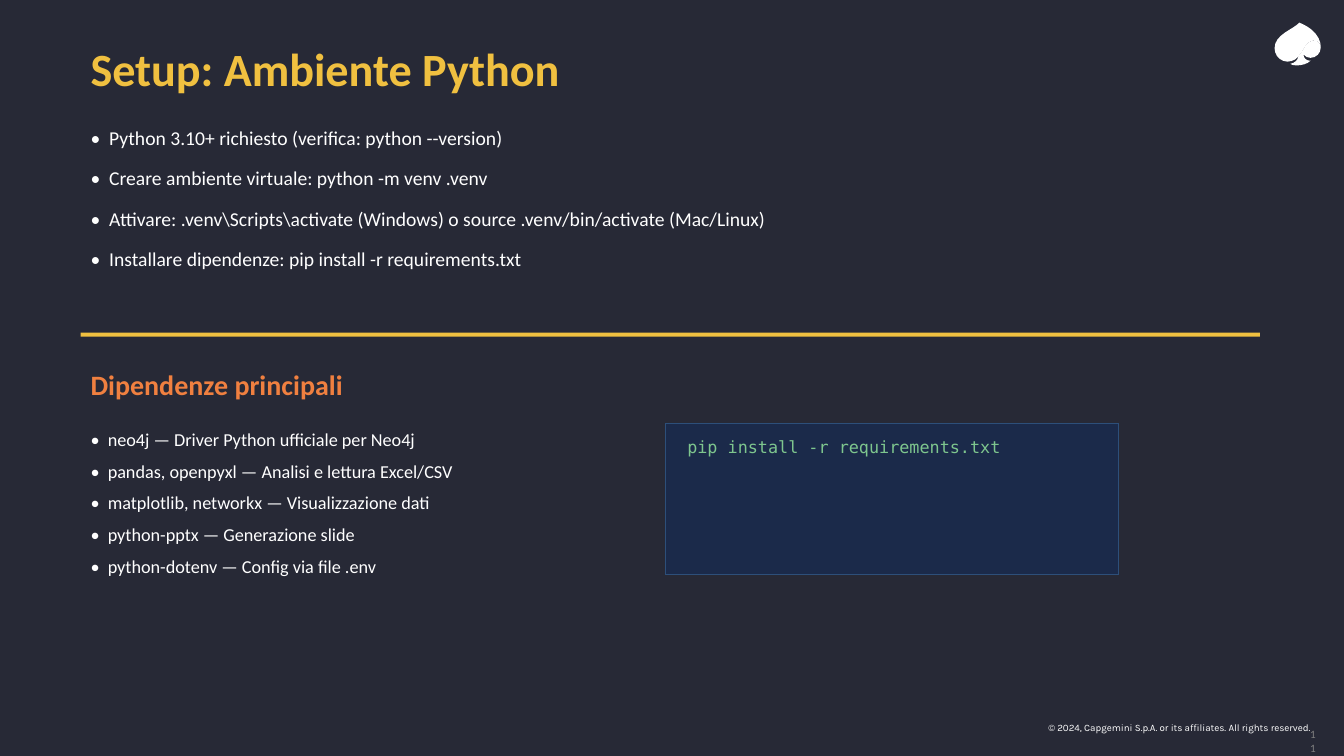
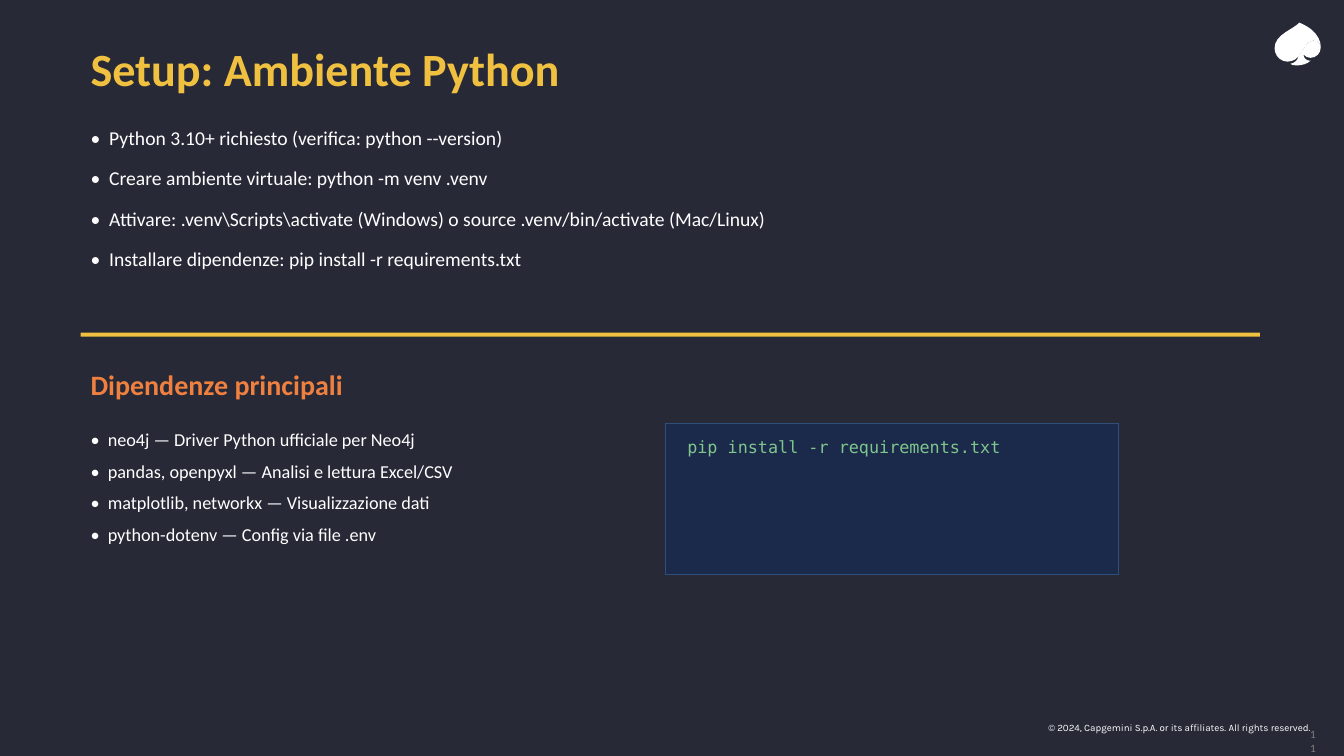
Before and after one commit to leobcc/neo4j-training-course-material, a slide deck: slide 11 of slides/course_outline/introduction.pptx. Drawn at 1344x756 pixels with LibreOffice and Linux fonts; fonts in the diff are those of the drawing. Boxes give left, top, right and bottom in pixels: in the first picture for what was removed or moved away, otherwise in the second. Text is boxed around its words. In the diff, an @@ line names an element or a change of style, - is before the commit and + after.

```diff
--- a/slides/course_outline/introduction.pptx
+++ b/slides/course_outline/introduction.pptx
@@ text at <box>108,528,355,544</box>: paragraph removed @@
-• python-pptx — Generazione slide
```
Also in this commit, not shown: 4 other slides changed.
